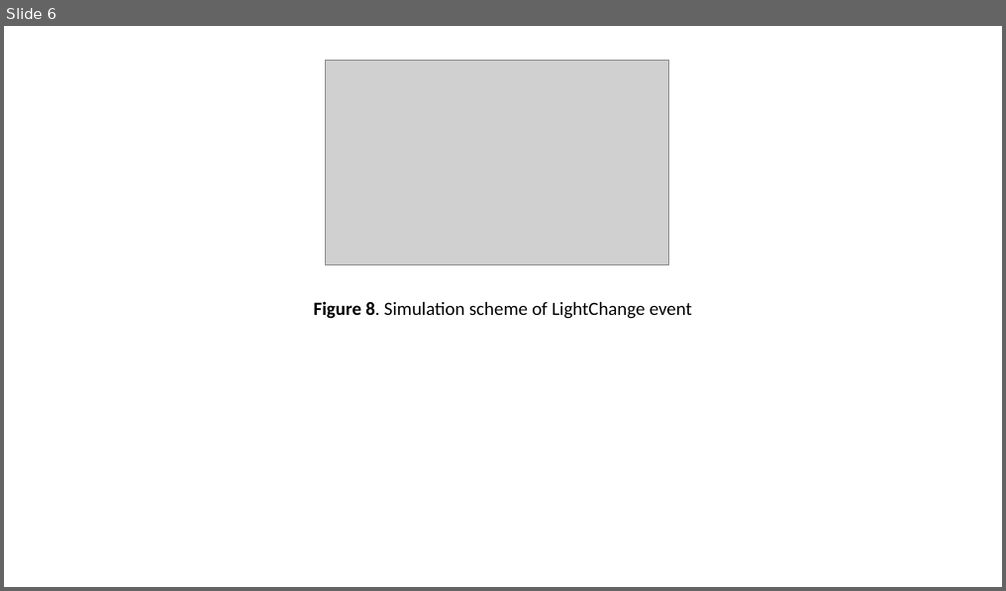
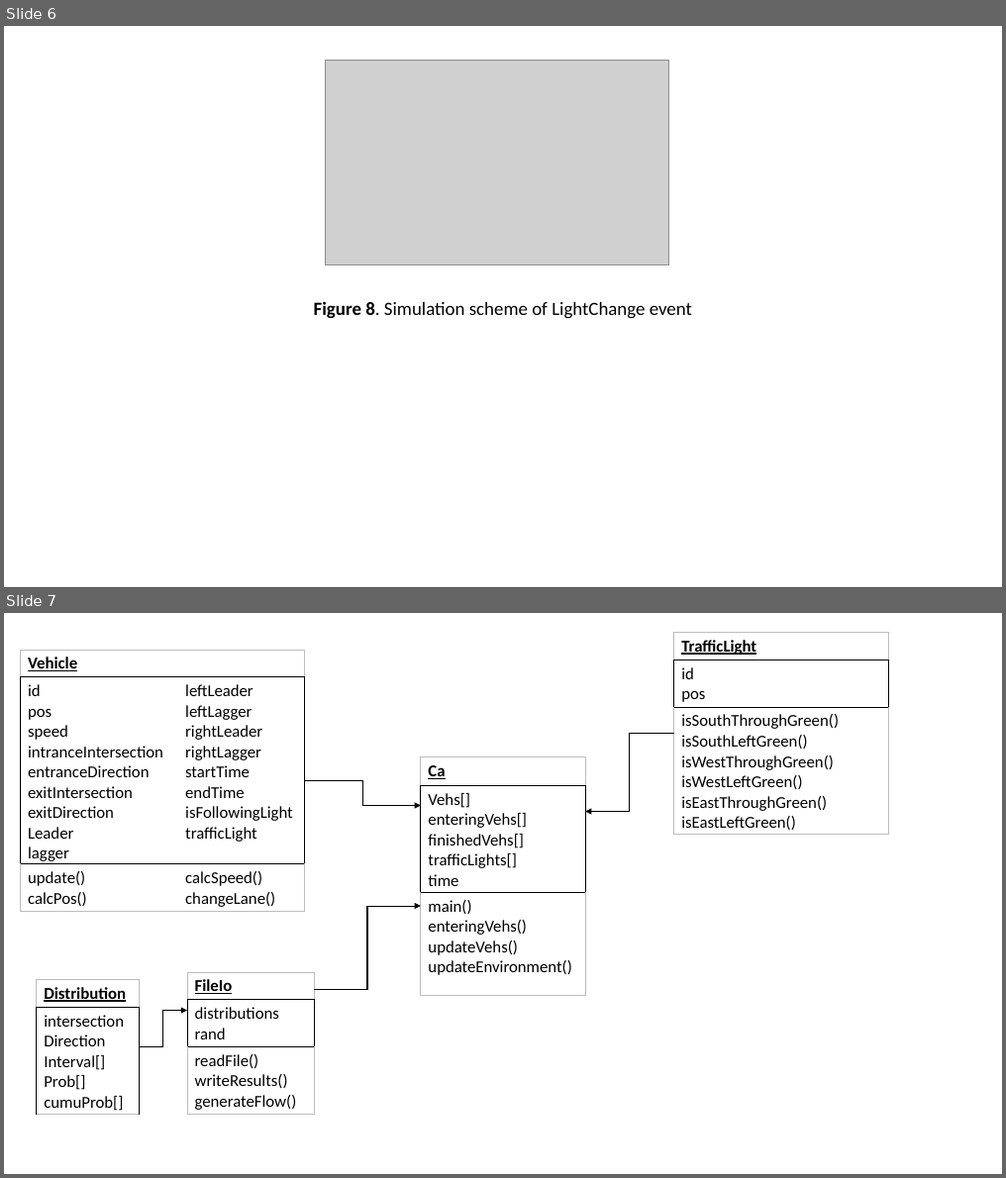
Before and after one commit to hdmonline/Traffic-Simulation, a slide deck: Figures.pptx. Shown one above the other, each under a label of ours: slide 6 before the commit, slides 6 and 7 after it. The pictures are 1006x591 and 1006x1178 pixels, drawn with LibreOffice and Linux fonts; fonts in the diff are those of the drawing; grey boxes stand for pictures. Boxes give left, top, right and bottom in pixels: in the first picture for what was removed or moved away, otherwise in the second. Text is boxed around its words. In the diff, an @@ line names an element or a change of style, - is before the commit and + after.

```diff
--- a/Figures.pptx
+++ b/Figures.pptx
@@ slide 7 added at [4, 613, 1002, 1174], background #FFFFFF @@
@@ table added at [674, 633, 888, 835], 3 rows, 2 columns @@
+TrafficLight | 
+id / pos | 
+isSouthThroughGreen() / isSouthLeftGreen() / isWestThroughGreen() / isWestLeftGreen() / isEastThroughGreen() / isEastLeftGreen() | 
@@ table added at [21, 650, 305, 912], 3 rows, 2 columns @@
+Vehicle | 
+id / pos / speed / intranceIntersection / entranceDirection / exitIntersection / exitDirection / Leader / lagger | leftLeader / leftLagger / rightLeader / rightLagger / startTime / endTime / isFollowingLight / trafficLight
+update() / calcPos() | calcSpeed() / changeLane()
@@ table added at [421, 758, 586, 996], 3 rows, 1 columns @@
+Ca
+Vehs[] / enteringVehs[] / finishedVehs[] / trafficLights[] / time
+main() / enteringVehs() / updateVehs() / updateEnvironment()
@@ elbow arrow added from (674, 734) to (586, 811), #000000 1 pt @@
@@ elbow arrow added from (305, 780) to (421, 805), #000000 1 pt @@
@@ elbow arrow added from (314, 989) to (421, 906), #000000 1 pt @@
@@ table added at [37, 980, 138, 1115], 2 rows, 1 columns @@
+Distribution
+intersection / Direction / Interval[] / Prob[] / cumuProb[]
@@ table added at [187, 972, 314, 1115], 3 rows, 1 columns @@
+FileIo
+distributions / rand
+readFile() / writeResults() / generateFlow()
@@ elbow arrow added from (139, 1048) to (187, 1011), #000000 1 pt @@
```
